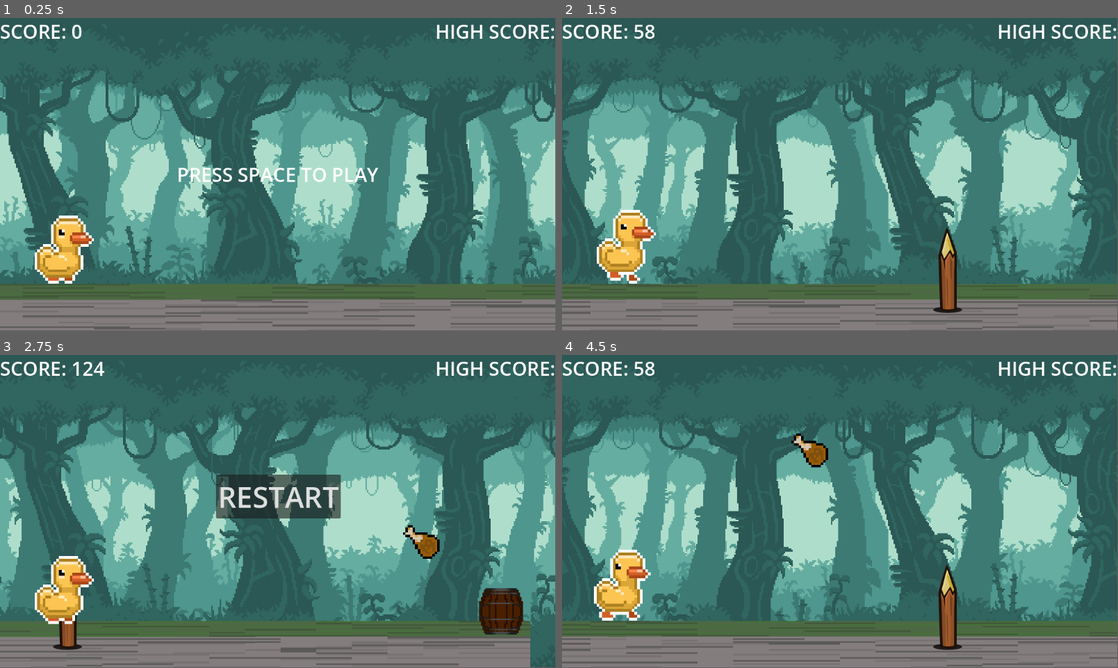
Above: before the commit, frames 1-4 (two rows, left to right).
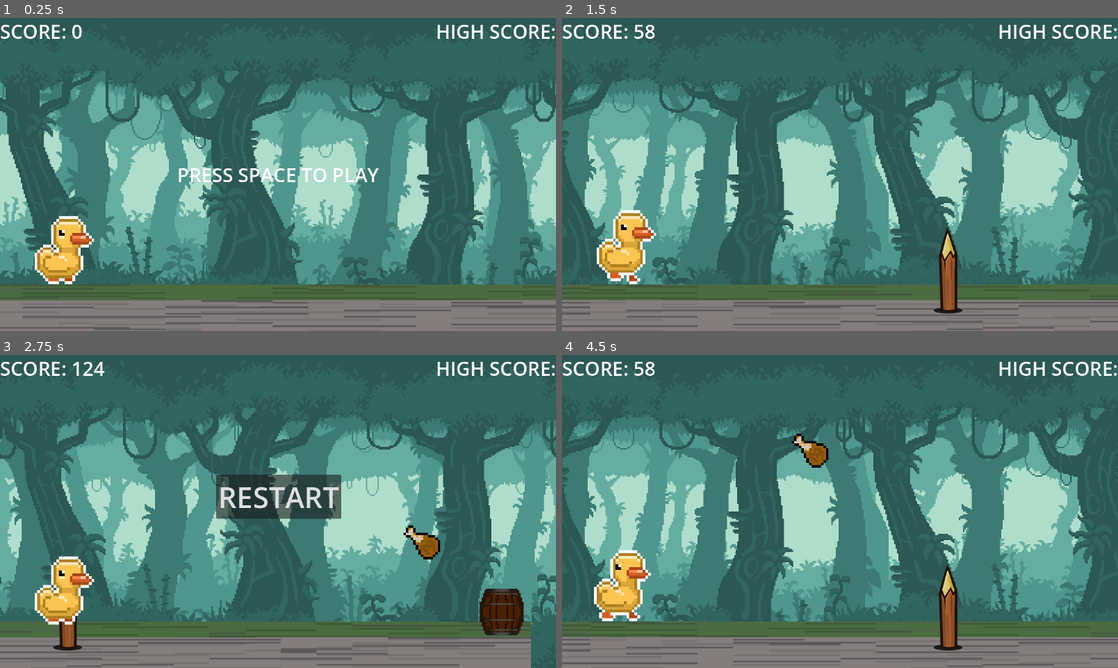
Above: after the commit, the same moments.

Repository: Ayodper/voraciousrush-main
Game: Godot game, scene res://background/scenes/main.tscn
Two runs of this game, one before a commit and one after it. Both use one fixed random seed, a clock stepped at 60 frames per second and the inputs below.
Inputs:
- Up to frame 1 (0.25 s): no input
- Up to frame 2 (1.5 s): tap Space at 0.5 s; tap Enter (ui_accept) at 0.77 s
- Up to frame 3 (2.75 s): tap Enter (ui_accept) at 1.52 s; hold Down (ui_down) from 2.03 s (still down)
- Up to frame 4 (4.5 s): release Down (ui_down) at 2.75 s; click "RESTART" at 2.75 s; tap Space at 3.5 s; tap Enter (ui_accept) at 3.77 s
In our replay, the window is 799x449 before the commit and 800x450 after it. These sizes can differ from the game's own. Grey fills any space a smaller window leaves; there, only what the larger window draws over its background counts as a difference.

The runs differ from the first frame. In frame 1, 3.3% of the frame differs, in the area x 0-100%, y 0-100%; in frame 2, 3.3%; in frame 3, 3.5%; in frame 4, 3.4%.

Commit message:
changed the name for the game jam export

Diff:
--- a/project.godot
+++ b/project.godot
@@ -17,7 +17,7 @@
 
 [display]
 
-window/stretch/aspect="keep_width"
+window/stretch/mode="viewport"
 
 [physics]
 
Not shown, changed: export_presets.cfg
Binary file changed: index.icon.png
Not shown, changed: index.html
Not shown, changed: index.pck
